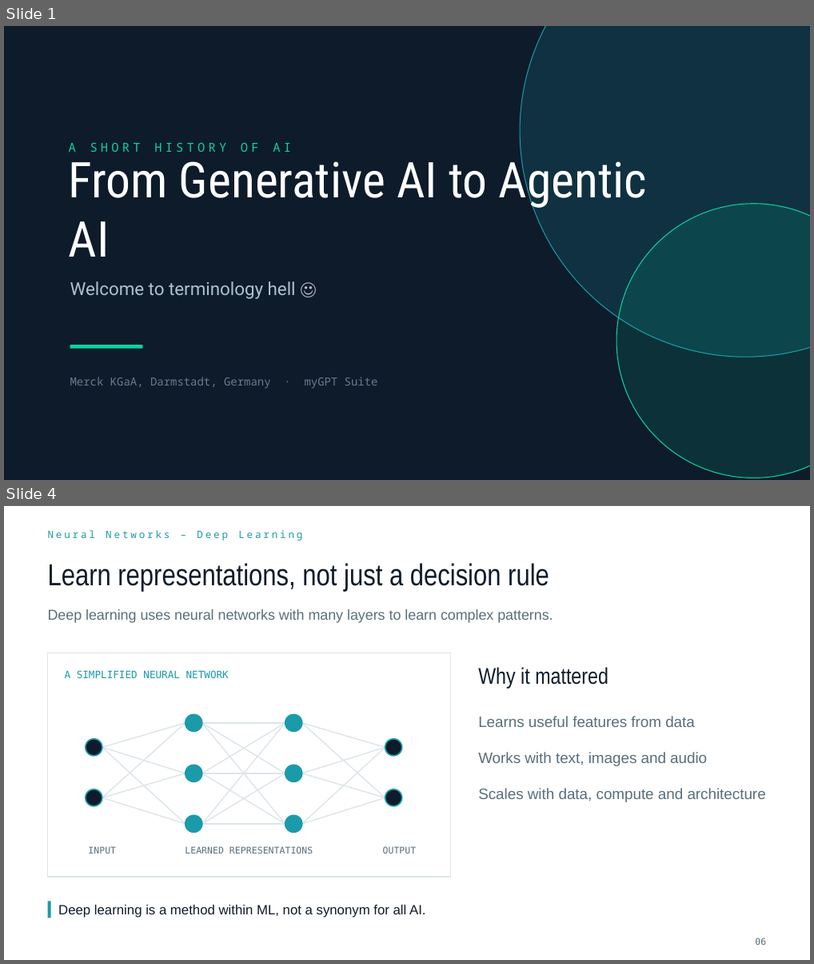
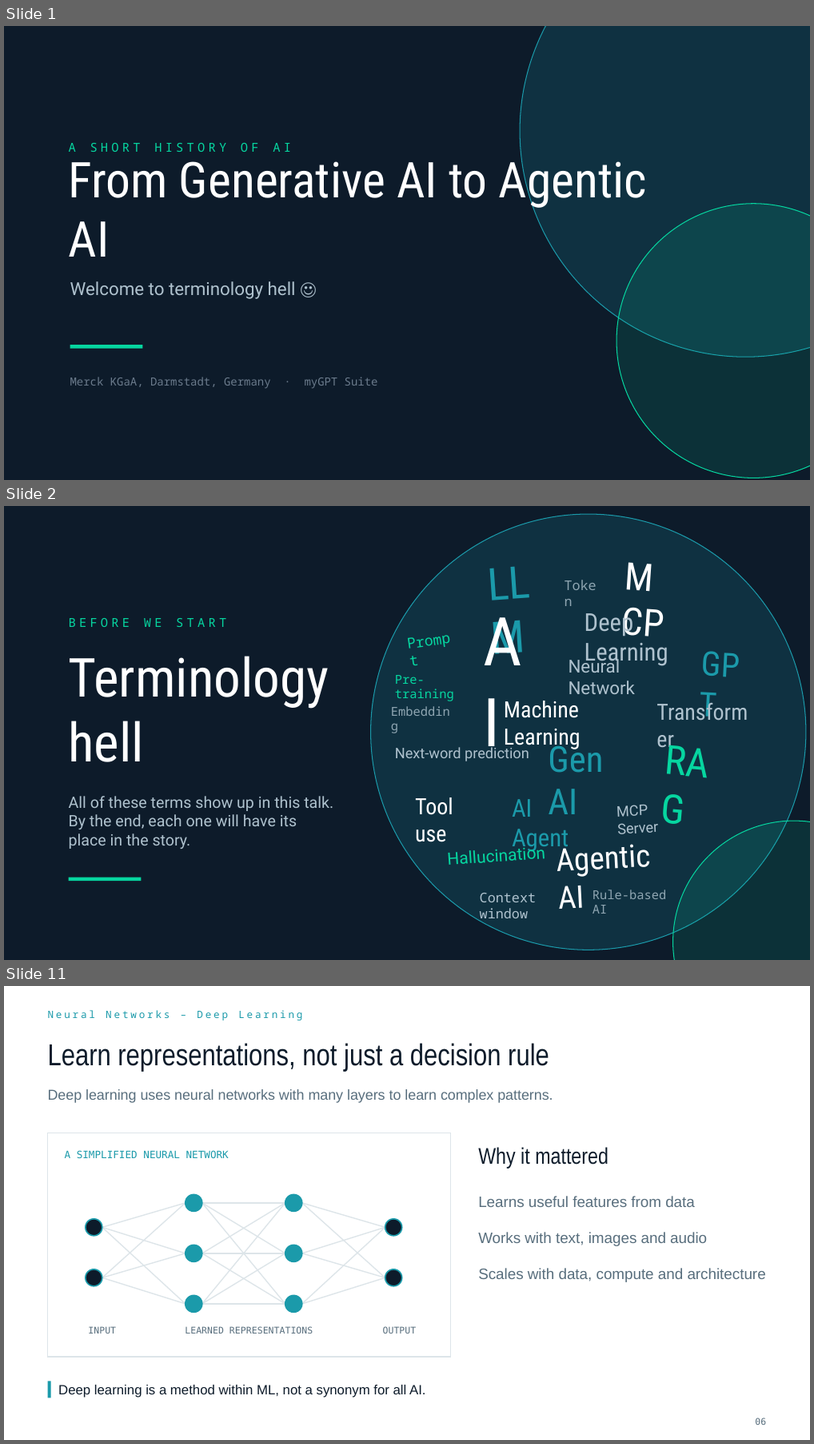
Before and after one commit to lukasroedl/ai-terminology-hell, a slide deck: ai-terminology-hell.pptx. Shown one above the other, each under a label of ours: slides 1 and 4 before the commit, slides 1, 2 and 11 after it; the slides between them are not shown. The pictures are 814x964 and 814x1444 pixels, drawn with LibreOffice and Linux fonts; fonts in the diff are those of the drawing. Boxes give left, top, right and bottom in pixels: in the first picture for what was removed or moved away, otherwise in the second. Text is boxed around its words. In the diff, an @@ line names an element or a change of style, - is before the commit and + after.

```diff
--- a/ai-terminology-hell.pptx
+++ b/ai-terminology-hell.pptx
@@ slide 2 added at bbox=[4, 506, 810, 960], background #0D1B2A @@
@@ ellipse added at bbox=[371, 514, 806, 949], fill #1B9AAA at 18% opacity, outline #1B9AAA 0.75 pt @@
@@ text added at bbox=[486, 552, 544, 619], 40 pt, text #1B9AAA @@
+LLM
@@ text added at bbox=[623, 552, 673, 608], 34 pt, text #FFFFFF @@
+MCP
@@ text added at bbox=[565, 577, 602, 596], 12 pt, text #8FA6B2 @@
+Token
@@ text added at bbox=[69, 618, 226, 627], 11 pt, text #06D6A0 @@
+BEFORE WE START
@@ text added at bbox=[585, 609, 669, 667], 22 pt, text #AFC2CE @@
+Deep Learning
@@ text added at bbox=[406, 628, 457, 655], 13 pt, text #06D6A0 @@
+Prompt
@@ text added at bbox=[700, 642, 743, 691], 30 pt, text #1B9AAA @@
+GPT
@@ text added at bbox=[69, 656, 330, 762], 48 pt, text #FFFFFF @@
+Terminology
+hell
@@ text added at bbox=[569, 656, 635, 694], 16 pt, text #AFC2CE @@
+Neural Network
@@ text added at bbox=[395, 675, 454, 701], 11 pt, text #06D6A0 @@
+Pre-training
@@ text added at bbox=[391, 704, 452, 720], 11 pt, text #8FA6B2 @@
+Embedding
@@ text added at bbox=[504, 700, 581, 750], 20 pt, text #FFFFFF @@
+Machine Learning
@@ text added at bbox=[657, 698, 755, 729], 20 pt, text #AFC2CE @@
+Transformer
@@ text added at bbox=[395, 744, 530, 761], 13 pt, text #AFC2CE @@
+Next-word prediction
@@ text added at bbox=[548, 736, 620, 786], 32 pt, text #1B9AAA @@
+GenAI
@@ text added at bbox=[663, 734, 716, 794], 36 pt, text #06D6A0 @@
+RAG
@@ text added at bbox=[548, 788, 578, 814], 60 pt, text #FFFFFF @@
+AI
@@ text added at bbox=[69, 796, 334, 848], 14 pt, text #AFC2CE @@
+All of these terms show up in this talk. By the end, each one will have its place in the story.
@@ text added at bbox=[415, 797, 454, 842], 20 pt, text #FFFFFF @@
+Tool use
@@ text added at bbox=[512, 799, 569, 852], 22 pt, text #1B9AAA @@
+AI Agent
@@ text added at bbox=[617, 804, 659, 834], 13 pt, text #AFC2CE @@
+MCP Server
@@ text added at bbox=[557, 838, 651, 908], 28 pt, text #FFFFFF @@
+Agentic AI
@@ ellipse added at bbox=[674, 820, 810, 960], fill #06D6A0 at 12% opacity, outline #06D6A0 0.75 pt @@
@@ text added at bbox=[448, 844, 546, 864], 15 pt, text #06D6A0 @@
+Hallucination
@@ rectangle added at bbox=[69, 877, 141, 880], fill #06D6A0 @@
@@ text added at bbox=[593, 889, 667, 913], 11 pt, text #8FA6B2 @@
+Rule-based AI
@@ text added at bbox=[480, 892, 537, 923], 12 pt, text #AFC2CE @@
+Context window
@@ what was slide 4 is now slide 11 @@
```
Also in this commit, not shown: 2 slides changed, 15 other slides added, 1 slide removed, 18 other files.
